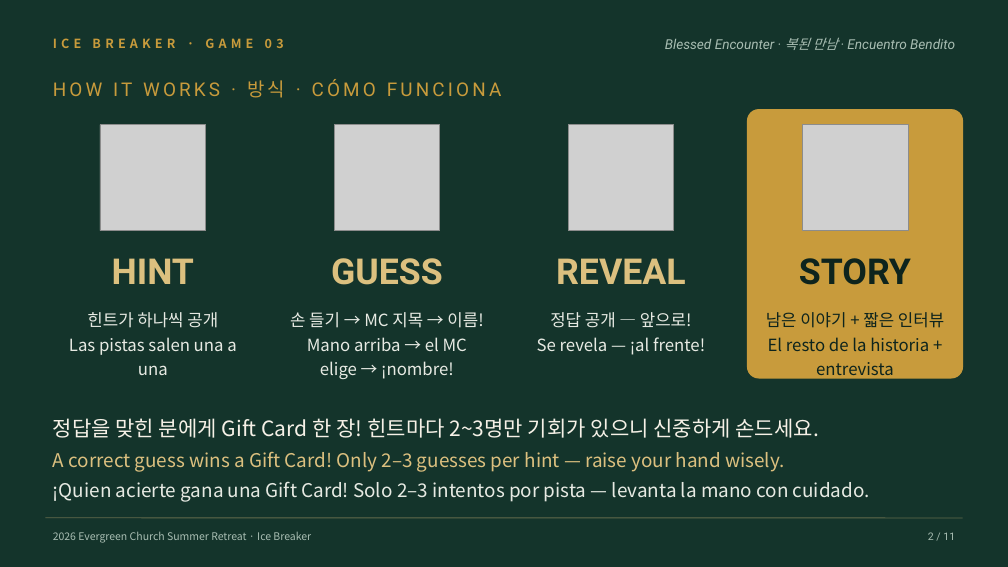
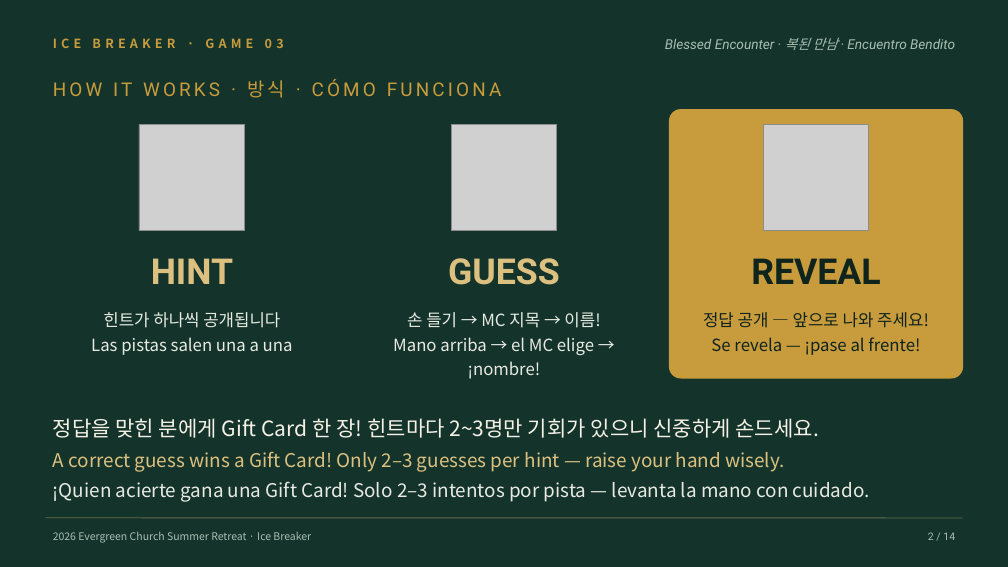
Before and after one commit to logosguru/neulpureun-retreat-2026, a slide deck: slide 2 of docs/icebreaker/icebreaker-03-whoisit.pptx. Drawn at 1008x567 pixels with LibreOffice and Linux fonts; fonts in the diff are those of the drawing; grey boxes stand for pictures. Boxes give left, top, right and bottom in pixels: in the first picture for what was removed or moved away, otherwise in the second. Text is boxed around its words. In the diff, an @@ line names an element or a change of style, - is before the commit and + after.

```diff
--- a/docs/icebreaker/icebreaker-03-whoisit.pptx
+++ b/docs/icebreaker/icebreaker-03-whoisit.pptx
@@ rounded rectangle: place and size @@
-rounded rectangle at bbox=[748, 110, 963, 378]
+rounded rectangle at bbox=[670, 110, 963, 378]
@@ rounded rectangle at bbox=[670, 110, 963, 378]: proportions changed @@
@@ picture: place and size @@
-picture at bbox=[100, 125, 206, 231]
+picture at bbox=[139, 125, 245, 231]
@@ picture: place and size @@
-picture at bbox=[334, 125, 440, 231]
+picture at bbox=[451, 125, 557, 231]
@@ picture: place and size @@
-picture at bbox=[568, 125, 674, 231]
+picture at bbox=[763, 125, 869, 231]
@@ picture removed at bbox=[802, 125, 908, 231] @@
@@ text "HINT": place and size @@
-text "HINT" at bbox=[112, 258, 194, 284]
+text "HINT" at bbox=[151, 258, 233, 284]
@@ text "GUESS": place and size @@
-text "GUESS" at bbox=[331, 258, 443, 285]
+text "GUESS" at bbox=[448, 258, 560, 285]
@@ text "REVEAL": place and size @@
-text "REVEAL" at bbox=[556, 258, 685, 284]
+text "REVEAL" at bbox=[751, 258, 880, 284]
@@ text "REVEAL" at bbox=[751, 258, 880, 284]: text colour #DCC07F to #0E241D @@
@@ text removed at bbox=[799, 258, 911, 285] @@
-STORY
@@ text at bbox=[103, 312, 280, 328]: text changed @@
-힌트가 하나씩 공개
+힌트가 하나씩 공개됩니다
@@ text "손 들기 → MC 지목 ..." rewrapped from bbox=[290, 312, 483, 379] to bbox=[393, 312, 600, 355] @@
@@ text at bbox=[703, 312, 929, 355]: text changed; text colour #E7EAE3 to #0E241D @@
-정답 공개 — 앞으로!
-Se revela — ¡al frente!
+정답 공개 — 앞으로 나와 주세요!
+Se revela — ¡pase al frente!
@@ text removed at bbox=[766, 312, 944, 351] @@
-남은 이야기 + 짧은 인터뷰
-El resto de la historia + entrevista
@@ text at bbox=[928, 532, 955, 540]: text changed @@
-2 / 11
+2 / 14
```
Also in this commit, not shown: 9 other slides changed, 4 slides added, 1 slide removed, 3 other files.
